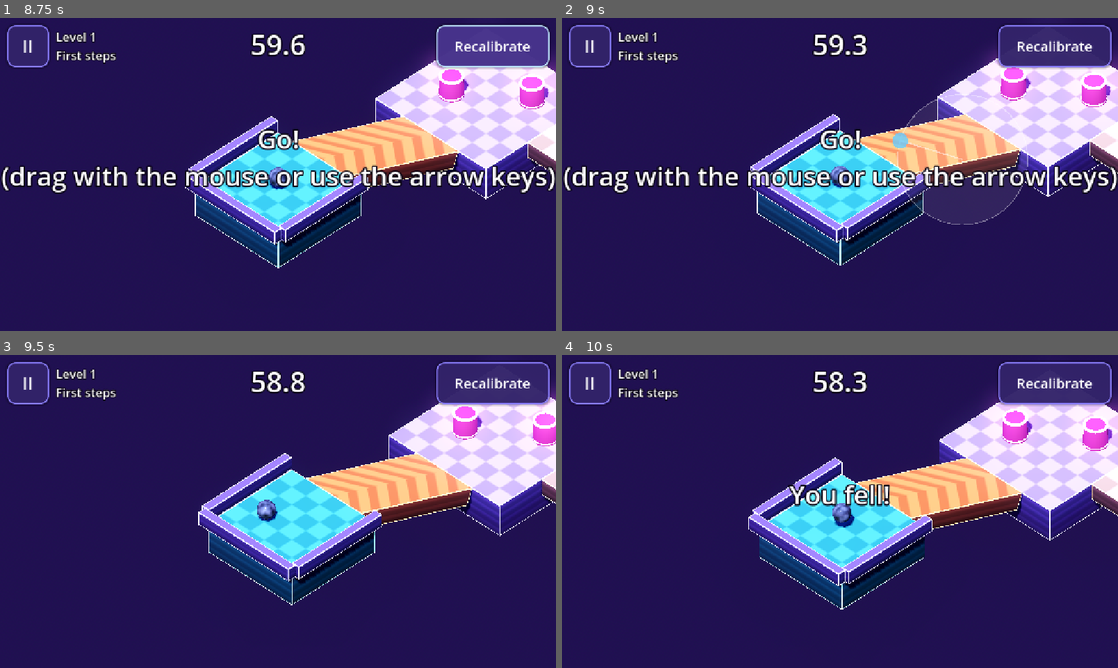
Above: before the commit, frames 1-4 (two rows, left to right).
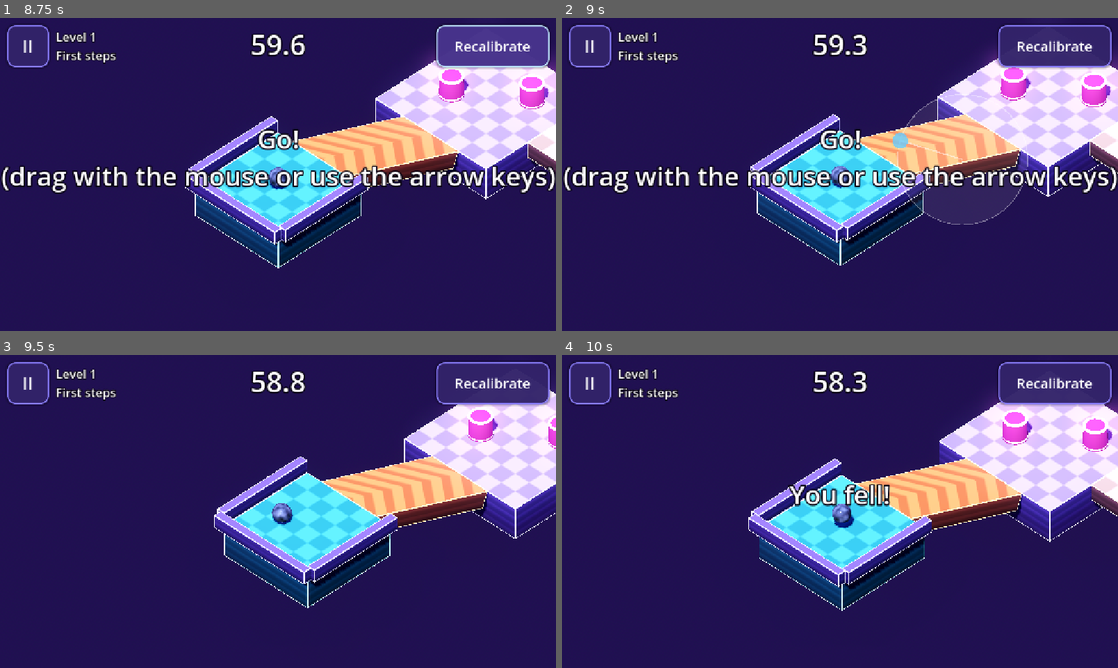
Above: after the commit, the same moments.

Repository: HernanDiaz/carreras-de-canicas
Game: Godot game, scene res://tools/smoke_test.tscn
Two runs of this game, one before a commit and one after it. Both use one fixed random seed, a clock stepped at 60 frames per second and the inputs below. This scene is started directly instead of the project's main scene.
Inputs (mouse positions are in pixels of both pictures, inside the frame that each line leads up to):
- Up to frame 1 (8.75 s): move the mouse to (250, 237) at 0.52 s; hold Up (ui_up) 0.53-1.25 s; click (250, 237) at 0.67 s; click "Restart level" at 1.25 s; drag from (444, 221) to (250, 237) at 2.02 s; click "Restart level" at 2.75 s; click "II" at 3.5 s; click "Restart level" at 4.25 s; move the mouse to (111, 127) at 5.02 s; hold Left (ui_left) 5.03-5.75 s; click "Resume" at 5.75 s; drag from (305, 174) to (111, 127) at 6.52 s; move the mouse to (194, 96) at 7.27 s; hold Down (ui_down) 7.28-8 s; click "Recalibrate" at 8 s
- Up to frame 2 (9 s): drag from (962, 158) to (756, 96) at 8.77 s
- Up to frame 3 (9.5 s): no input
- Up to frame 4 (10 s): move the mouse to (728, 527) at 9.52 s; hold Up (ui_up) from 9.53 s (still down); click (728, 527) at 9.67 s

Frame 1 is identical in both runs. In frame 2, 0.2% of the frame differs, in the area x 34-100%, y 12-79%; in frame 3, 16%, in the area x 35-100%, y 11-81%; in frame 4, 2.1%.
Error in both runs: Invalid access to property or key 'process_frame' on a base object of type 'null instance'. (res://tools/smoke_test.gd:230)

Commit message:
Cámara: se adelanta en la dirección de la marcha (hasta 3 m a velocidad máxima)
Co-Authored-By: Claude Opus 5.5 <noreply@anthropic.com>

Diff:
--- a/scripts/camera.gd
+++ b/scripts/camera.gd
@@ -4,6 +4,10 @@
 
 @export var offset := Vector3(12.0, 14.0, 12.0)
 @export var smoothing := 5.0
+## La cámara se adelanta en la dirección de la marcha (segundos de velocidad), para ver antes
+## lo que viene. Parada, la canica queda en el centro.
+@export var lead_time := 0.25
+@export var max_lead := 3.0
 
 var target: Node3D
 
@@ -11,5 +15,13 @@
 func _process(delta: float) -> void:
 	if target == null:
 		return
-	var desired := target.global_position + offset
+	var desired := target.global_position + offset + _lead()
 	global_position = global_position.lerp(desired, 1.0 - exp(-smoothing * delta))
+
+
+func _lead() -> Vector3:
+	var body := target as RigidBody3D
+	if body == null or body.freeze:
+		return Vector3.ZERO
+	var flat := Vector3(body.linear_velocity.x, 0.0, body.linear_velocity.z) * lead_time
+	return flat.limit_length(max_lead)
